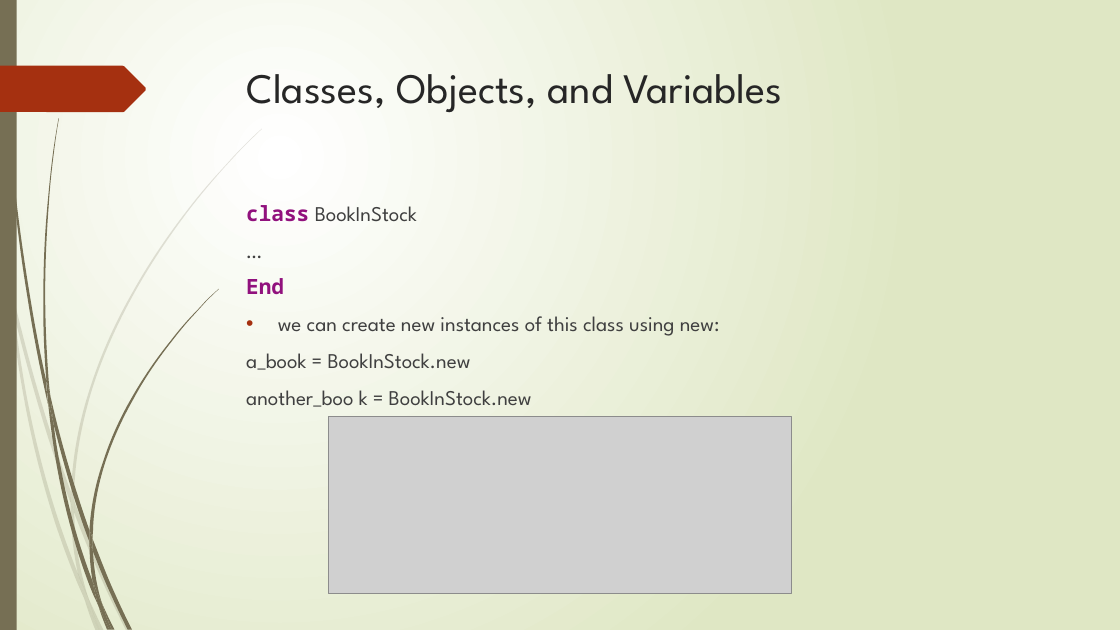
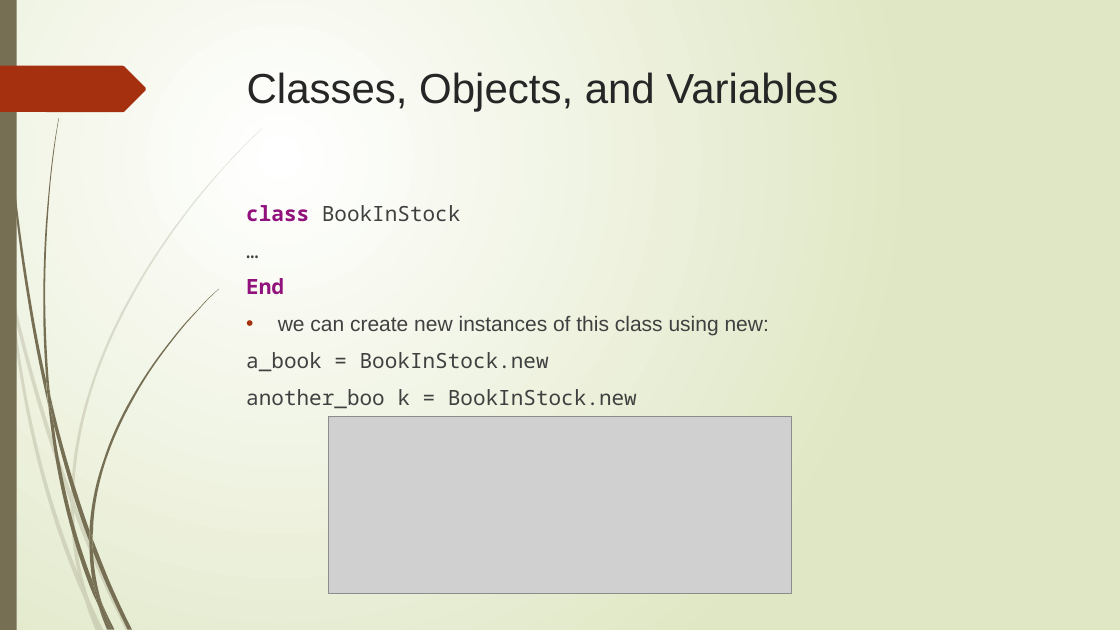
Before and after one commit to angelmoralesb/Fedesoft, a slide deck: slide 3 of ProyectoRuby/Libros/PresentacionRuby.pptx. Drawn at 1120x630 pixels with LibreOffice and Linux fonts; fonts in the diff are those of the drawing; grey boxes stand for pictures. Boxes give left, top, right and bottom in pixels: in the first picture for what was removed or moved away, otherwise in the second. Text is boxed around its words. In the diff, an @@ line names an element or a change of style, - is before the commit and + after.

```diff
--- a/ProyectoRuby/Libros/PresentacionRuby.pptx
+++ b/ProyectoRuby/Libros/PresentacionRuby.pptx
@@ title "Classes, Objects, and Variables" at box(247, 72, 838, 112): font League Spartan to Arial @@
@@ text at box(246, 205, 769, 409): font League Spartan to Noto Sans Mono in "BookInStock", "…", "a_book = BookInStock.new", "another_boo k = BookInStock.new"; font League Spartan to Arial in "we can create new instances of this ..." @@
```
Also in this commit, not shown: 52 other slides changed, 4 other files.
